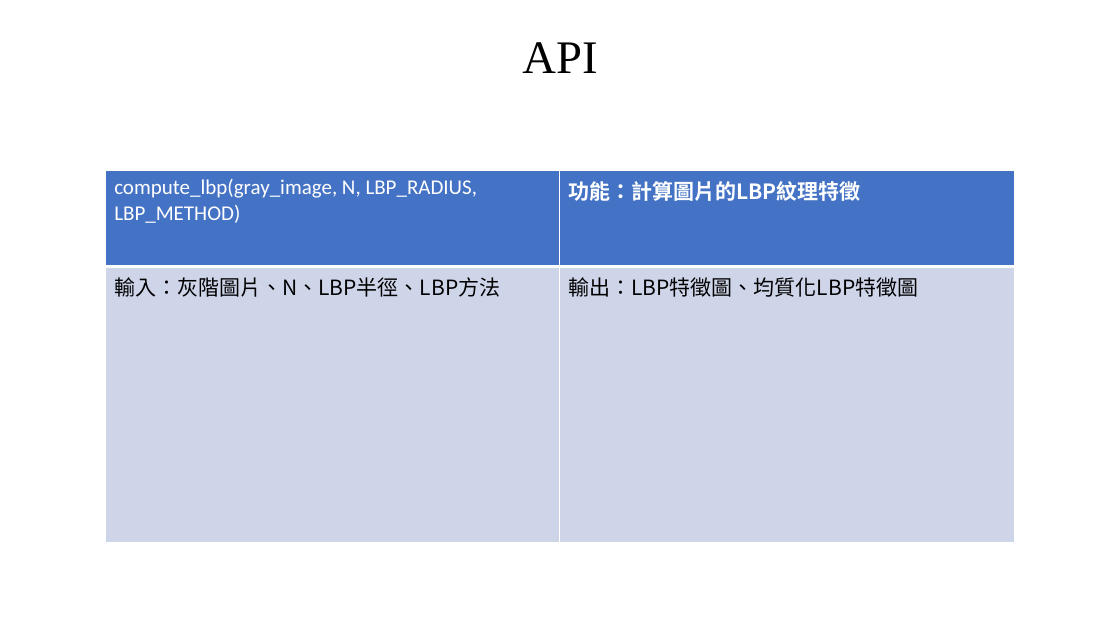
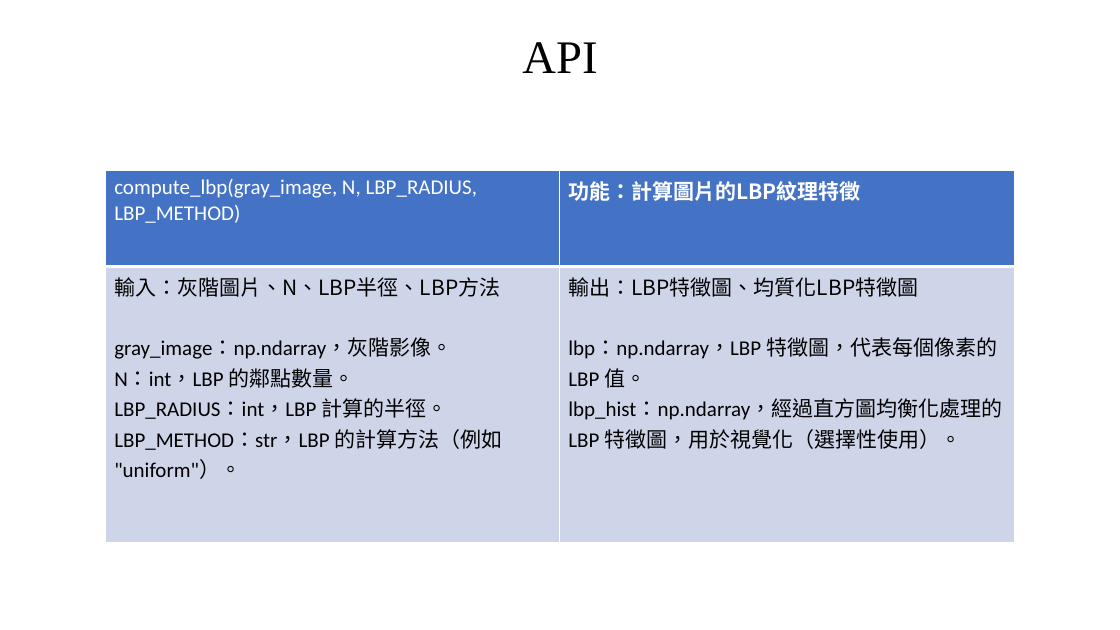
Before and after one commit to a147852z/embedded_image, a slide deck: slide 7 of 嵌入式影像處理.pptx. Drawn at 1120x630 pixels with LibreOffice and Linux fonts; fonts in the diff are those of the drawing. Boxes give left, top, right and bottom in pixels: in the first picture for what was removed or moved away, otherwise in the second. Text is boxed around its words. In the diff, an @@ line names an element or a change of style, - is before the commit and + after.

```diff
--- a/嵌入式影像處理.pptx
+++ b/嵌入式影像處理.pptx
@@ table at (106, 171, 1015, 543) @@
@@ row 2, column 1: "輸入：灰階圖片、N、LBP半徑、LBP方法" to "輸入：灰階圖片、N、LBP半徑、LBP方法 / gray_image：np.ndarray，灰階影像。 / N：int，LBP 的鄰點數量。 / LBP_RADIUS：int，LBP 計算的半徑。LBP_METHOD：str，LBP 的計算方法（例如 "uniform"）。" @@
-row 2, column 2: 輸出：LBP特徵圖、均質化LBP特徵圖
+row 2, column 2: 輸出：LBP特徵圖、均質化LBP特徵圖 / lbp：np.ndarray，LBP 特徵圖，代表每個像素的 LBP 值。 / lbp_hist：np.ndarray，經過直方圖均衡化處理的 LBP 特徵圖，用於視覺化（選擇性使用）。
```
Also in this commit, not shown: 9 other slides changed.
